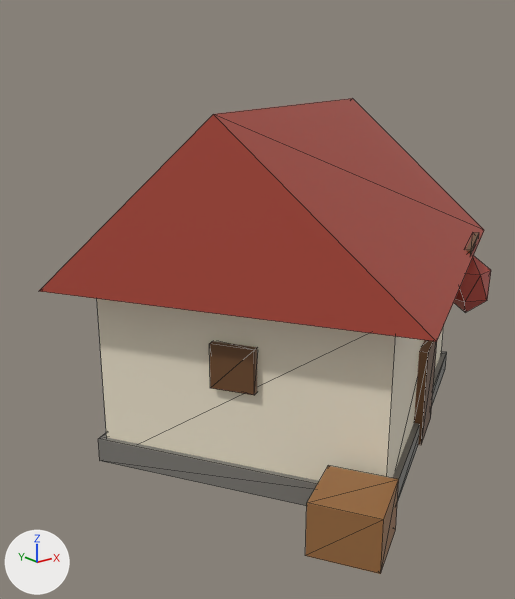
The glTF model art/models/building_12.glb as it was, and as the next commit left it.
Camera for both pictures: a camera (50 mm lens) standing at (-0.83, -0.921, 0.605) and looking at (-0.077, 0.02, 0.228). Arrows for +X, +Y and +Z are at lower left; the lights stay in place. The first picture is the older version. Mesh edges are drawn as thin lines. Vertices at exactly the same position are counted once.

In view in the first picture: 'building_12'.
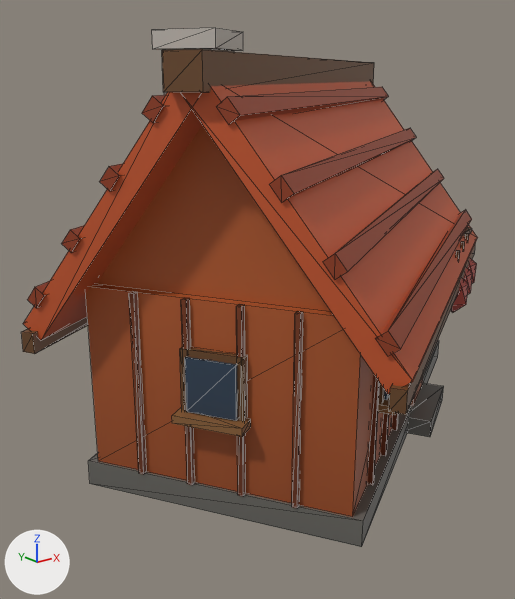
Changed parts and their boxes [x1, y1, x2, y2] in the pictures (515 x 599 px; the box of a moved part takes in the faces that stretch with it):
'building_12', reshaped (9% taller)
    before: [39, 98, 491, 574]
    after: [21, 28, 477, 547]
part 1 of me_building_12, moved or reshaped
    before: [305, 466, 399, 574]
    after: [368, 373, 380, 485]
part 2 of me_building_12, moved or reshaped
    before: [98, 352, 447, 506]
    after: [292, 311, 303, 508]
part 3 of me_building_12, moved or reshaped (mostly hidden afterwards)
    before: [414, 340, 437, 445]
    after: [384, 390, 390, 400]
part 4 of me_building_12, added (mostly hidden)
    after: [410, 376, 423, 406]
part 5 of me_building_12, added
    after: [163, 48, 234, 95]
part 6 of me_building_12, added
    after: [152, 28, 243, 50]
part 7 of me_building_12, added
    after: [451, 277, 469, 313]
part 8 of me_building_12, added
    after: [464, 268, 473, 294]
part 9 of me_building_12, added
    after: [468, 258, 477, 283]
part 10 of me_building_12, rebuilt
    before: [97, 299, 444, 481]
    after: [86, 284, 393, 517]
part 11 of me_building_12, rebuilt
    before: [39, 98, 484, 342]
    after: [97, 125, 331, 312]
part 12 of me_building_12, deleted (red)
    before: [454, 256, 491, 313]
part 13 of me_building_12, deleted (brown)
    before: [209, 341, 257, 395]
part 14 of me_building_12, built on
    before: [466, 232, 479, 255]
    after: [21, 49, 477, 547]

Diff of the bpy script that builds the scene:
```diff
--- a/art/models/building_12.glb.py
+++ b/art/models/building_12.glb.py
@@ me_building_12 @@
-me_building_12.from_pydata(...)  # 74 vertices, 112 faces; spans x -0.448..0.448, y -0.426..0.426, z 0.0..0.56
+me_building_12.from_pydata(...)  # 390 vertices, 594 faces; spans x -0.499..0.499, y -0.444..0.444, z 0.0..0.665
+# me_building_12 part 1: the loose piece of 8 vertices spanning x -0.28..-0.143, y -0.422..-0.285, z 0.0..0.08 is scaled about its middle by (0.085, 0.095, 3.5), then moved by (0.079, 0.042, 0.14)
+# me_building_12 part 2: the loose piece of 8 vertices spanning x -0.38..0.38, y -0.358..0.358, z 0.0..0.04 is scaled about its middle by (0.0167, 0.0167, 7), then moved by (-0.254, -0.285, 0.16)
+# me_building_12 part 3: the loose piece of 8 vertices spanning x 0.065..0.17, y -0.24..-0.167, z 0.0..0.17 is scaled about its middle by (0.682, 0.683, 0.471), then moved by (-0.187, -0.077, 0.115)
+# me_building_12 part 4: the loose piece of 8 vertices spanning x 0.065..0.17, y -0.24..-0.167, z 0.0..0.17 is copied, and the copy is scaled about its middle by (0.909, 0.908, 1), then moved by (0.039, 0.053, 0.04); it spans x 0.109..0.204, y -0.184..-0.118, z 0.04..0.21
+# me_building_12 part 5: the loose piece of 8 vertices spanning x -0.28..-0.143, y -0.422..-0.285, z 0.0..0.08 is copied, and the copy is scaled about its middle by (0.75, 0.75, 3.75), then moved by (-0.019, 0.312, 0.45); it spans x -0.282..-0.179, y -0.092..0.011, z 0.34..0.64
+# me_building_12 part 6: the loose piece of 8 vertices spanning x -0.28..-0.143, y -0.422..-0.285, z 0.0..0.08 is copied, and the copy is scaled about its middle by (0.95, 0.95, 0.312), then moved by (-0.019, 0.312, 0.612); it spans x -0.295..-0.166, y -0.106..0.024, z 0.64..0.665
+# me_building_12 part 7: a new loose piece, an icosphere of 20 faces spanning x 0.226..0.276, y -0.18..-0.131, z 0.181..0.259, in mat_defaultmaterial
+# me_building_12 part 8: a new loose piece, an icosphere of 20 faces spanning x 0.296..0.345, y -0.14..-0.091, z 0.181..0.259, in mat_defaultmaterial
+# me_building_12 part 9: a new loose piece, an icosphere of 20 faces spanning x 0.365..0.415, y -0.1..-0.051, z 0.181..0.259, in mat_defaultmaterial
+# me_building_12 part 10: the loose piece of 8 vertices spanning x -0.366..0.366, y -0.344..0.344, z 0.0..0.3 is rebuilt with 12 vertices and now spans x -0.412..0.394, y -0.353..0.343, z 0.04..0.32
+# me_building_12 part 11: the loose piece of 6 vertices spanning x -0.448..0.448, y -0.426..0.426, z 0.3..0.56 is rebuilt with 6 vertices and now spans x -0.396..0.396, y -0.341..0.341, z 0.32..0.58
+# me_building_12 part 12: the loose piece of 12 vertices spanning x 0.256..0.336, y -0.192..-0.113, z 0.171..0.289 is deleted
+# me_building_12 part 13: the loose piece of 8 vertices spanning x -0.279..-0.231, y -0.181..-0.113, z 0.165..0.235 is deleted
+# me_building_12 part 14: 8 vertices removed from x 0.224..0.368, y -0.198..-0.107, z 0.3..0.312; 264 vertices added at x -0.499..0.499, y -0.444..0.444, z 0.0..0.632
+# other edits to the shape of me_building_12 do not show in these pictures
 me_building_12.materials.append(mat_defaultmaterial)
```
